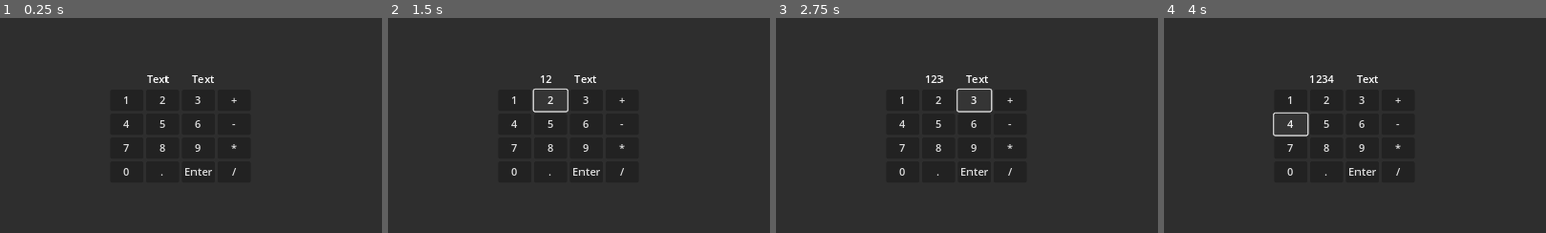
Above: before the commit, frames 1-4 (left to right).
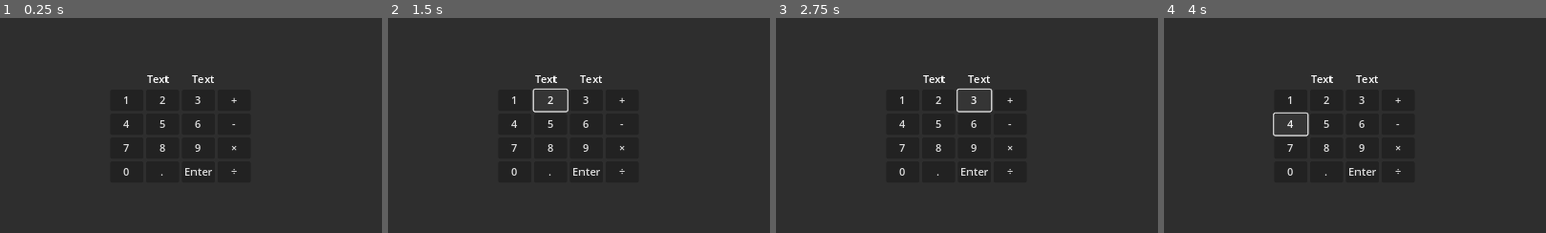
Above: after the commit, the same moments.

Repository: QattPop/kakalator
Game: Godot game, scene res://control.tscn
Same seed, same stepped clock (60 frames per second), same inputs: the game is played once before the commit and once after it.
Inputs:
- Up to frame 1 (0.25 s): no input
- Up to frame 2 (1.5 s): click "1" at 0.5 s; click "2" at 1.25 s
- Up to frame 3 (2.75 s): click "3" at 2 s
- Up to frame 4 (4 s): click "+" at 2.75 s; click "4" at 3.5 s
The pictures show only the part of the screen within x 26-76%, y 25-75%; the shares and areas given below are measured in that part.

The runs differ from the first frame. In frame 1, less than 0.1% of the frame differs, in the area x 60-62%, y 58-74%; in frame 2, 0.3%; in frame 3, 0.3%, in the area x 38-62%, y 26-74%; in frame 4, 0.3%.
Error after the commit: Parse Error: Assignment is not allowed inside an expression. (res://control.gd:101)

Commit message:
quick lul  change
idk what i did

Diff:
--- a/control.gd
+++ b/control.gd
@@ -2,7 +2,6 @@
 
 @onready var input_label: Label = $PanelContainer/VBoxContainer/HBoxContainer/MarginContainer/InputLabel
 @onready var value_label: Label = $PanelContainer/VBoxContainer/HBoxContainer/MarginContainer2/valueLabel
-
 @onready var button_1: Button = $PanelContainer/VBoxContainer/GridContainer/Button_1
 @onready var button_2: Button = $PanelContainer/VBoxContainer/GridContainer/Button_2
 @onready var button_3: Button = $PanelContainer/VBoxContainer/GridContainer/Button_3
@@ -25,75 +24,82 @@
 
 var isAddTrue : bool = false
 var isMinTrue : bool = false
-var isDivTrue : bool = true
+var isDivTrue : bool = false
 var isMultTrue : bool = false
 
+# input numbers
+
+# press button, update input label
+# add operator functions
+# calculate first and second values to create new value
+# move to value label once enter is hit
+# add other fucntions like delete,
 
 
-
-
+func _process(delta):
+	print('newValue: ', newValue)
 
 func _on_button_1_pressed() -> void:
 	var index = num1.length() + 1
 	num1 = num1.insert(index, '1')
-	input_label.text = num1
+	input_label.text = str(num1)
 
 func _on_button_2_pressed() -> void:
 	var index = num1.length() + 1
 	num1 = num1.insert(index, '2')
-	input_label.text = num1
+	input_label.text = str(num1)
 
 
 func _on_button_3_pressed() -> void:
 	var index = num1.length() + 1
 	num1 = num1.insert(index, '3')
-	input_label.text = num1
-
+	input_label.text = str(num1)
 
 func _on_button_4_pressed() -> void:
 	var index = num1.length() + 1
 	num1 = num1.insert(index, '4')
-	input_label.text = num1
+	input_label.text = str(num1)
 
 func _on_button_5_pressed() -> void:
 	var index = num1.length() + 1
 	num1 = num1.insert(index, '5')
-	input_label.text = num1
+	input_label.text = str(num1)
 
 func _on_button_6_pressed() -> void:
 	var index = num1.length() + 1
 	num1 = num1.insert(index, '6')
-	input_label.text = num1
+	input_label.text = str(num1)
 
 func _on_button_7_pressed() -> void:
 	var index = num1.length() + 1
 	num1 = num1.insert(index, '7')
-	input_label.text = num1
+	input_label.text = str(num1)
 
 func _on_button_8_pressed() -> void:
 	var index = num1.length() + 1
 	num1 = num1.insert(index, '8')
-	input_label.text = num1
+	input_label.text = str(num1)
 
 func _on_button_9_pressed() -> void:
 	var index = num1.length() + 1
 	num1 = num1.insert(index, '9')
-	input_label.text = num1
+	input_label.text = str(num1)
 
 func _on_button_0_pressed() -> void:
 	var index = num1.length() + 1
 	num1 = num1.insert(index, '0')
-	input_label.text = num1
+	input_label.text = str(num1)
 
 func _on_button_decimal_pressed() -> void:
 	if '.' not in num1:
 		var index = num1.length() + 1
 		num1 = num1.insert(index, '.')
 		input_label.text = num1
-
+	pass
 
 func _on_button_plus_pressed() -> void:
-	pass # Replace with function body.
+	if isMultTrue = true
+
 
 
 func _on_button_minus_pressed() -> void:
--- a/control.tscn
+++ b/control.tscn
@@ -104,7 +104,7 @@
 
 [node name="Button_Multi" type="Button" parent="PanelContainer/VBoxContainer/GridContainer"]
 layout_mode = 2
-text = "*"
+text = "×"
 
 [node name="Button_0" type="Button" parent="PanelContainer/VBoxContainer/GridContainer"]
 layout_mode = 2
@@ -120,7 +120,7 @@
 
 [node name="Button_Div" type="Button" parent="PanelContainer/VBoxContainer/GridContainer"]
 layout_mode = 2
-text = "/"
+text = "÷"
 
 [connection signal="pressed" from="PanelContainer/VBoxContainer/GridContainer/Button_1" to="." method="_on_button_1_pressed"]
 [connection signal="pressed" from="PanelContainer/VBoxContainer/GridContainer/Button_2" to="." method="_on_button_2_pressed"]
